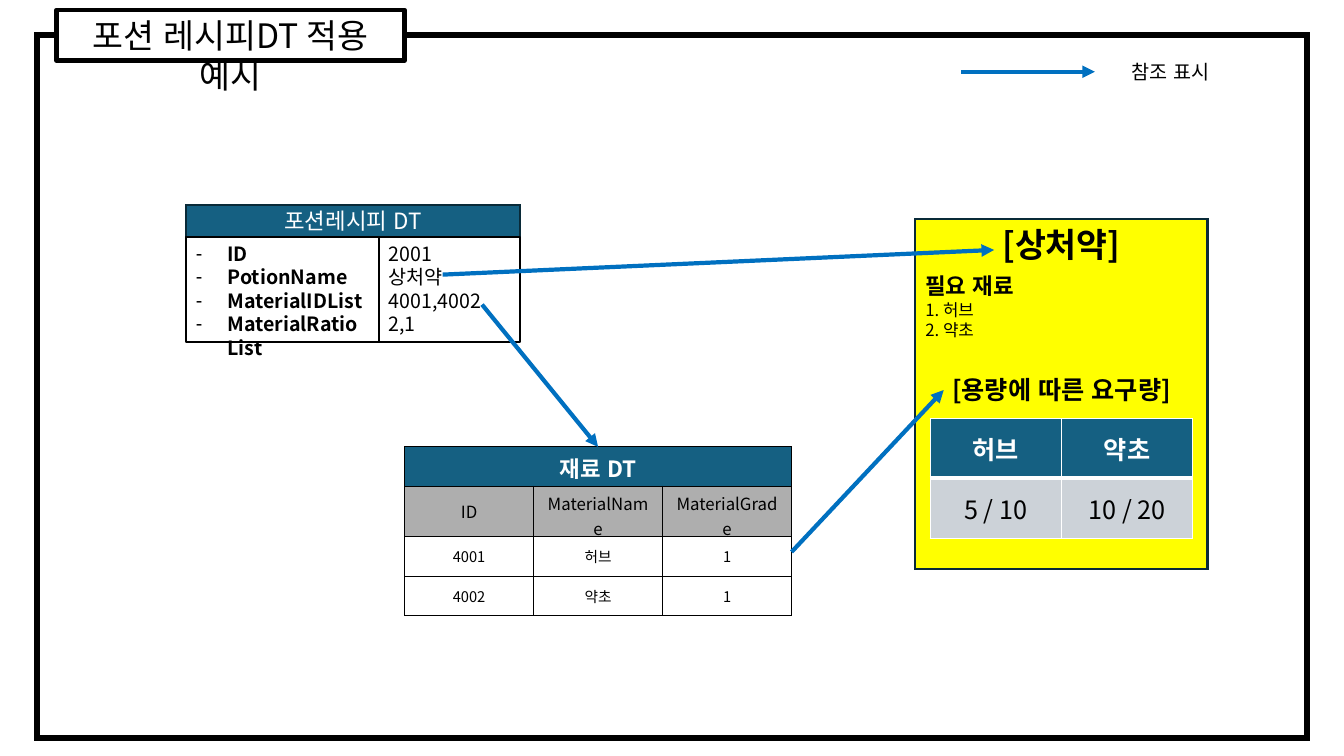
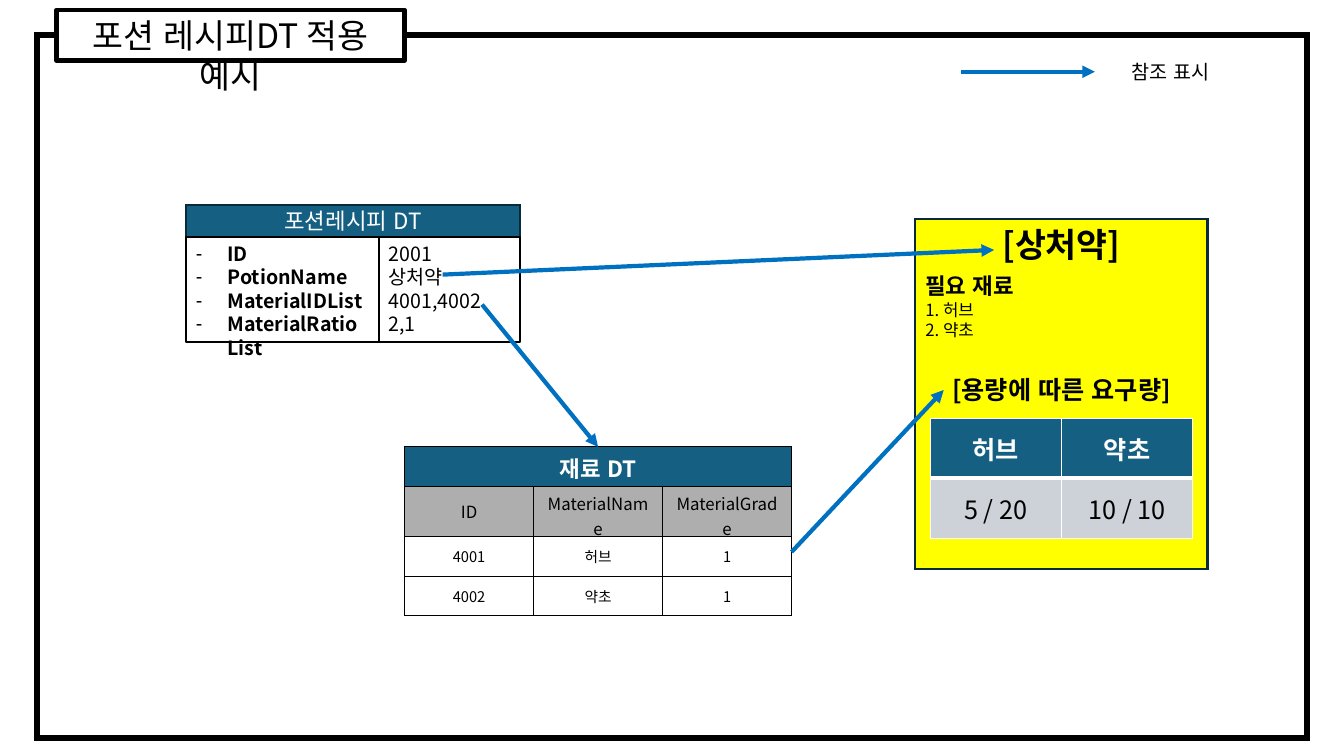
Before and after one commit to gws1017/BlackPotion, a slide deck: slide 4 of document/ProejectDT.pptx. Drawn at 1344x756 pixels with LibreOffice and Linux fonts; fonts in the diff are those of the drawing. Boxes give left, top, right and bottom in pixels: in the first picture for what was removed or moved away, otherwise in the second. Text is boxed around its words. In the diff, an @@ line names an element or a change of style, - is before the commit and + after.

```diff
--- a/document/ProejectDT.pptx
+++ b/document/ProejectDT.pptx
@@ table at (931,418,1193,538) @@
-row 2, column 1: 5 / 10
+row 2, column 1: 5 / 20
-row 2, column 2: 10 / 20
+row 2, column 2: 10 / 10
```
Also in this commit, not shown: 1 other slide changed, 4 other files.
